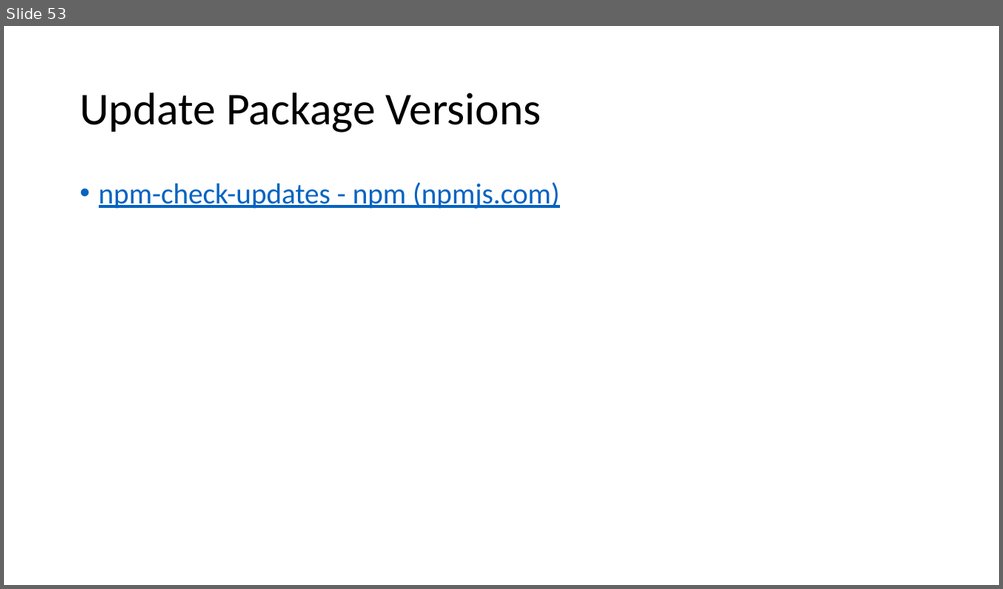
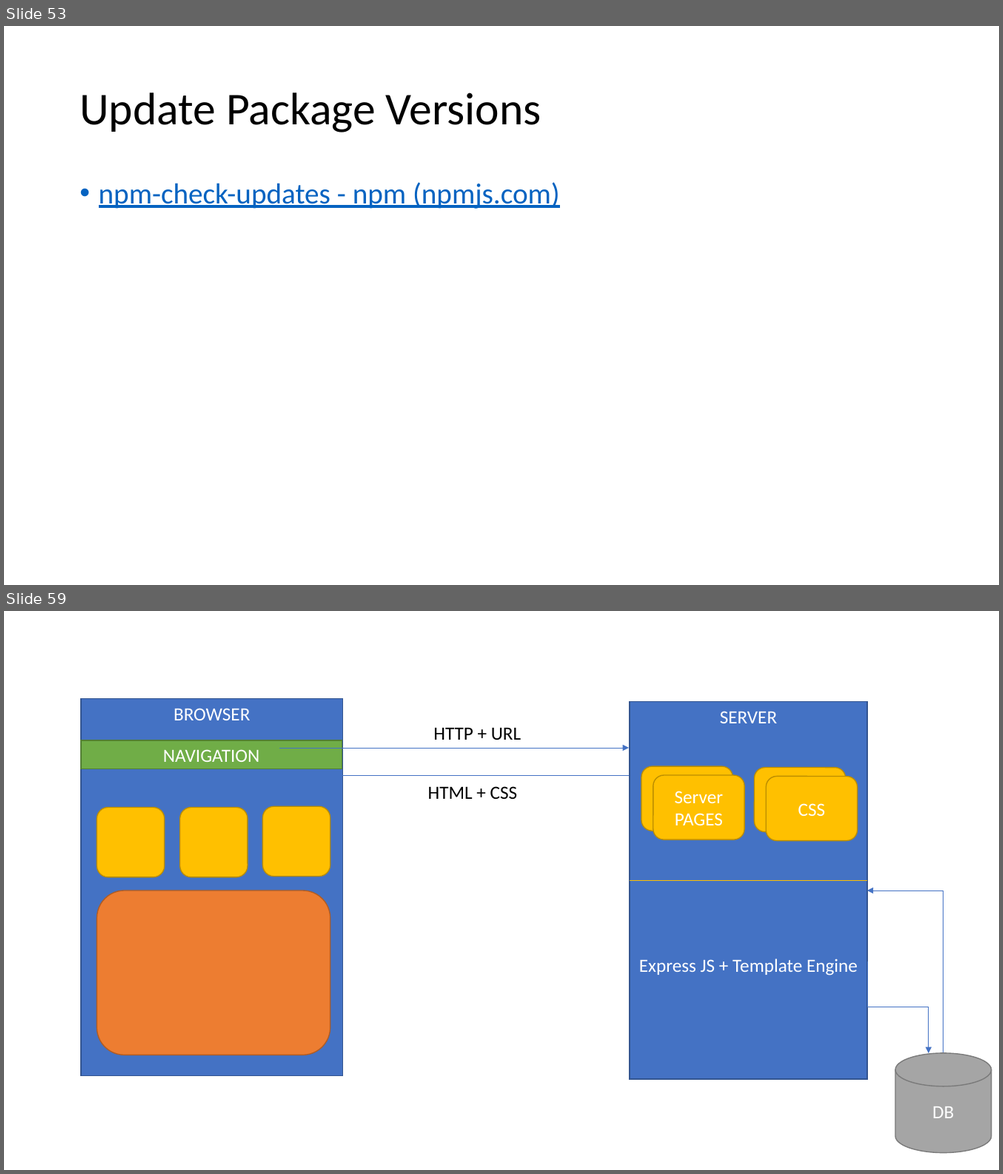
Before and after one commit to explore-with-manish/im-jan24, a slide deck: Node/Notes/Node.pptx. Shown one above the other, each under a label of ours: slide 53 before the commit, slides 53 and 59 after it; the slides between them are not shown. The pictures are 1003x589 and 1003x1174 pixels, drawn with LibreOffice and Linux fonts; fonts in the diff are those of the drawing. Boxes give left, top, right and bottom in pixels: in the first picture for what was removed or moved away, otherwise in the second. Text is boxed around its words. In the diff, an @@ line names an element or a change of style, - is before the commit and + after.

```diff
--- a/Node/Notes/Node.pptx
+++ b/Node/Notes/Node.pptx
@@ slide 59 added at [4, 611, 999, 1170], background #FFFFFF @@
@@ rectangle added at [81, 698, 342, 1076], fill #4472C4, outline #325491 1 pt, 18 pt, text #FFFFFF @@
+BROWSER
@@ rectangle added at [629, 702, 867, 1079], fill #4472C4, outline #325491 1 pt, 18 pt, text #FFFFFF @@
+SERVER
@@ rectangle added at [81, 741, 341, 769], fill #70AD47, outline #538035 1 pt, 18 pt, text #FFFFFF @@
+NAVIGATION
@@ text added at [433, 727, 521, 740], 18 pt, text #000000 @@
+HTTP + URL
@@ arrow added from (279, 748) to (629, 748), #4472C4 0.5 pt @@
@@ arrow added from (629, 776) to (279, 776), #4472C4 0.5 pt @@
@@ text added at [428, 786, 518, 799], 18 pt, text #000000 @@
+HTML + CSS
@@ rounded rectangle added at [641, 766, 732, 830], fill #FFC000, outline #BD8E00 1 pt @@
@@ rounded rectangle added at [653, 775, 744, 840], fill #FFC000, outline #BD8E00 1 pt, 18 pt, text #FFFFFF @@
+Server PAGES
@@ rounded rectangle added at [754, 768, 845, 832], fill #FFC000, outline #BD8E00 1 pt @@
@@ rounded rectangle added at [765, 777, 856, 841], fill #FFC000, outline #BD8E00 1 pt, 18 pt, text #FFFFFF @@
+CSS
@@ rounded rectangle added at [96, 807, 165, 877], fill #FFC000, outline #BD8E00 1 pt @@
@@ rounded rectangle added at [180, 807, 248, 877], fill #FFC000, outline #BD8E00 1 pt @@
@@ rounded rectangle added at [263, 806, 331, 877], fill #FFC000, outline #BD8E00 1 pt @@
@@ rounded rectangle added at [96, 891, 330, 1056], fill #ED7D31, outline #AF5C24 1 pt @@
@@ line added from (629, 880) to (868, 880), #FFC000 0.5 pt @@
@@ elbow arrow added from (943, 1087) to (868, 891), #4472C4 0.5 pt @@
@@ text added at [639, 959, 857, 976], 18 pt, text #FFFFFF @@
+Express JS + Template Engine
@@ elbow arrow added from (868, 962) to (928, 1054), #4472C4 0.5 pt @@
@@ cylinder added at [895, 1054, 991, 1153], fill #A5A5A5, outline #7A7A7A 1 pt, 18 pt, text #FFFFFF @@
+DB
```
Also in this commit, not shown: 20 other slides added, 45 other files.
